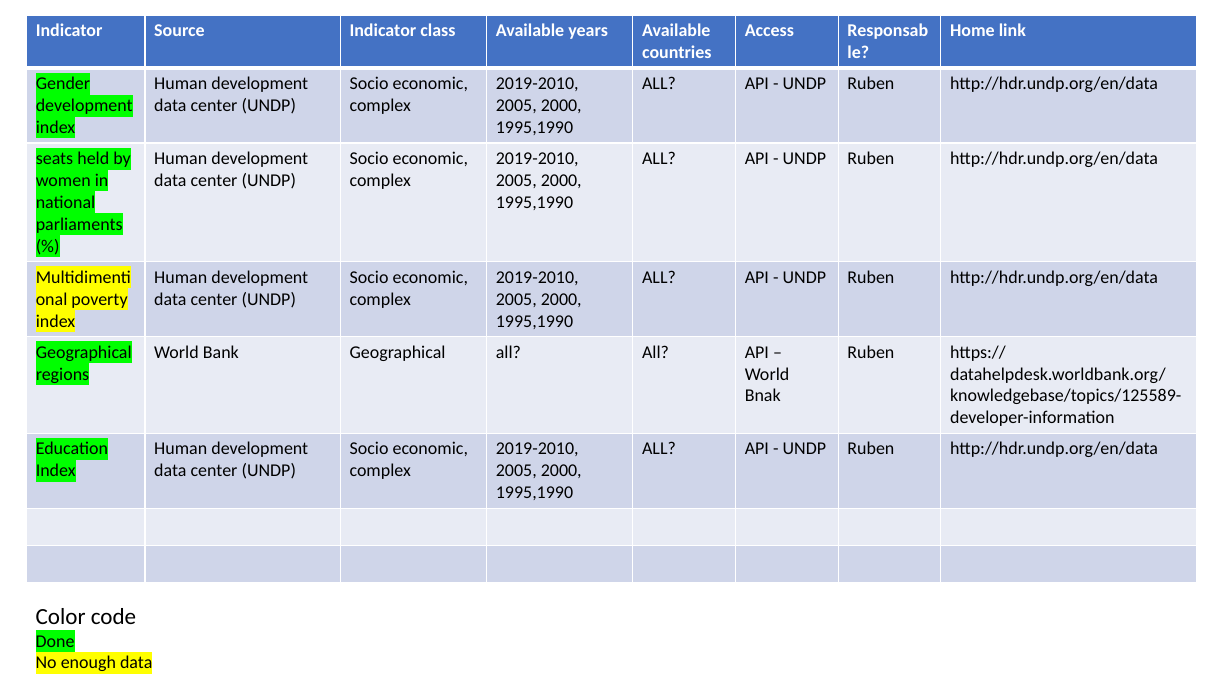
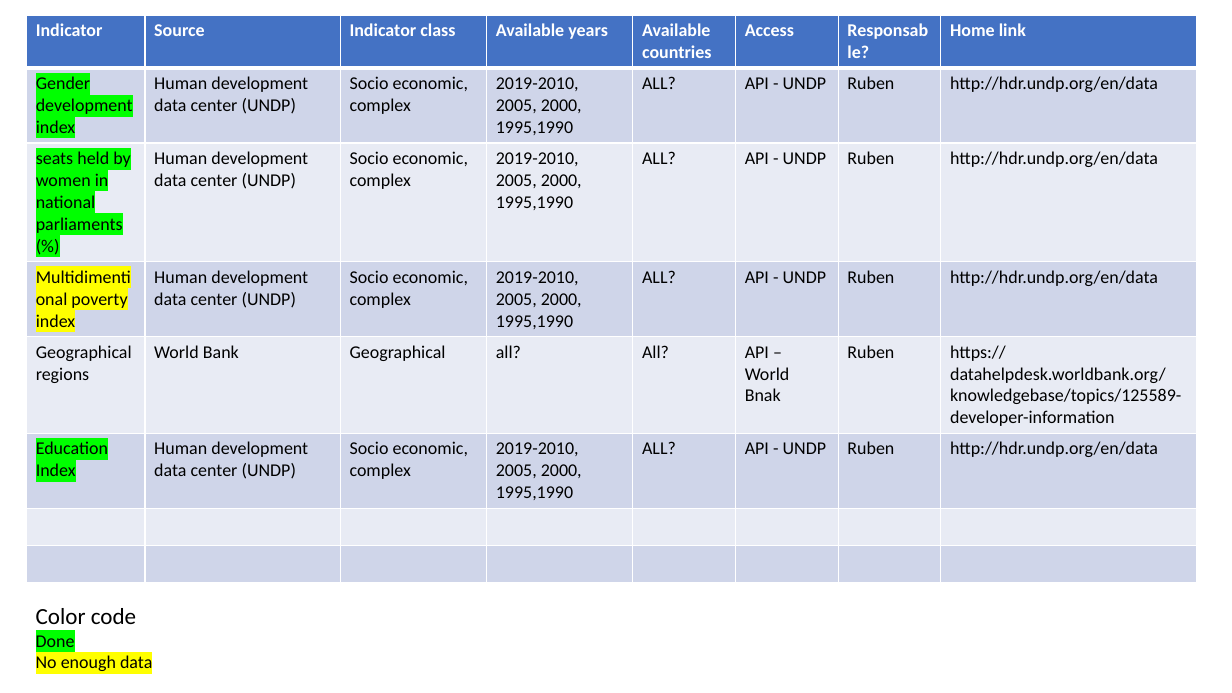
Before and after one commit to rjlopez2/ADS-_CAS_Bern_2020, a slide deck: slide 4 of Projects/M3/Project.pptx. Drawn at 1232x693 pixels with LibreOffice and Linux fonts; fonts in the diff are those of the drawing. Boxes give left, top, right and bottom in pixels: in the first picture for what was removed or moved away, otherwise in the second. Text is boxed around its words. In the diff, an @@ line names an element or a change of style, - is before the commit and + after.

```diff
--- a/Projects/M3/Project.pptx
+++ b/Projects/M3/Project.pptx
@@ table at (27,15,1196,555) @@
@@ highlight #00FF00 to none in "Geographical regions" @@
```
Also in this commit, not shown: 2 other slides changed.
